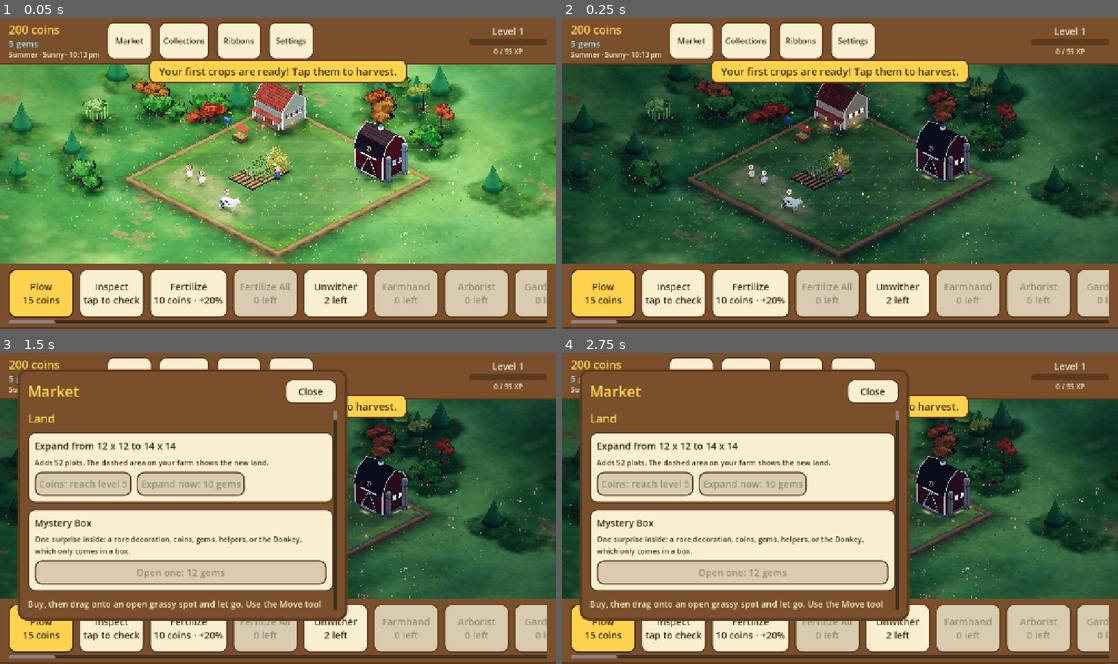
Above: before the commit, frames 1-4 (two rows, left to right).
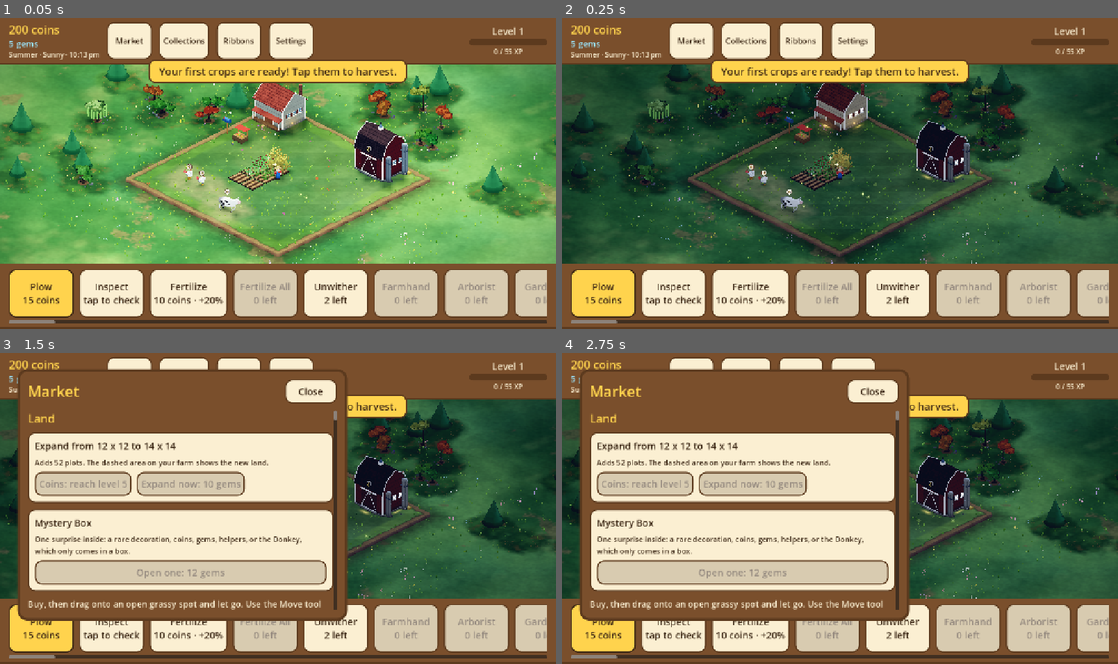
Above: after the commit, the same moments.

Repository: aniket-patra-1998/farm-game
Game: Godot game, scene res://scenes/main.tscn
Same seed, same stepped clock (60 frames per second), same inputs: the game is played once before the commit and once after it.
Inputs:
- Up to frame 1 (0.05 s): no input
- Up to frame 2 (0.25 s): no input
- Up to frame 3 (1.5 s): click "Market" at 0.5 s; click "Collections" at 1.25 s
- Up to frame 4 (2.75 s): click "Ribbons" at 2 s

The runs differ from the first frame. In frame 1, 2.8% of the frame differs, in the area x 0-82%, y 18-59%; in frame 2, 1.6%; in frame 3, 0.6%; in frame 4, 0.6%.

Commit message:
Trees: crowns capped, trunk at least 40% of a leafy tree's height; orchard trees no smaller than 0.8
Co-Authored-By: Claude Sonnet 5.5 <noreply@anthropic.com>
Claude-Session: https://claude.ai/code/session_014fNSr1LTa4ZmUtF6K6voar

Diff:
--- a/scripts/world3d/building_fill.gd
+++ b/scripts/world3d/building_fill.gd
@@ -33,7 +33,7 @@
 const TREE_SIZE_JITTER := 0.08    # each tree of an orchard is made this much bigger or smaller, and turned at random
 const PLANT_LOD_EVERY := 10       # frames between looks at the zoom for an orchard's far blobs
 const TREE_FILL := 0.95           # an orchard tree's size against the space between trees (crowns touch, trunks show)
-const ORCHARD_SMALLEST := 0.55   # an orchard tree is drawn between these sizes (against a lone tree at 1.0)
+const ORCHARD_SMALLEST := 0.8    # an orchard tree is drawn between these sizes (against a lone tree at 1.0)
 const ORCHARD_BIGGEST := 1.1     # (no bigger, or the crown reaches out of the field's border)
 const TREE_CROWN := 0.3           # the crown radius an orchard tree is sized for; wider crowned kinds are drawn smaller
 const BLOOM_SIZE := 1.5           # a bloom in a Bloom Garden, against one on its own tile (1.6)
--- a/scripts/world3d/tree_model.gd
+++ b/scripts/world3d/tree_model.gd
@@ -16,6 +16,11 @@
 const LEAF_TOP := Color("#7cc04e")
 const UNSET := Color(0, 0, 0, 0)
 const COLOUR_SEED := 4177   # offsets the colour stream from the shape stream
+const CROWN_TRIM := 0.88      # every crown is drawn this share of its data's width (0.92 of that in height): lighter
+const CROWN_R_MAX := 0.4      # no leafy crown is wider than this (a share of a tile): never a huge green blob
+const TRUNK_SHARE := 0.4      # the trunk shows at least this share of a leafy tree's height, under the crown
+const LEAFY_FORMS := ["round", "oval", "spreading", "dense"]
+const CROWN_LOBE_REACH := 1.15   # the crown's lobes and masses reach this much past its core's half-height
 const LEAF_HUE_VARY := 0.04   # how far a tree's leaf colour may drift round its kind's, in hue
 const FRUIT_READY := 22     # fruit on a ready tree (fewer, small and green, while it grows)
 const FRUIT_R := 0.045      # a round fruit's radius (a small one's: FRUIT_SMALL_R), for a full-size tree
@@ -105,7 +110,10 @@
 		leaf_col.s * rng.randf_range(0.92, 1.05),
 		leaf_col.v * rng.randf_range(0.94, 1.04))
 	sh["crown_r"] = float(sh["crown_r"]) * (1.0 + Crowding.setting("tree", "swell") * crowd) \
-		* (CROWN_GROW if upright else 1.0)
+		* (CROWN_GROW if upright else 1.0) * CROWN_TRIM
+	sh["crown_h"] = float(sh["crown_h"]) * (CROWN_TRIM + 0.04)
+	if str(sh["form"]) in LEAFY_FORMS:
+		_proportion(sh)
 	var t := {"root": root, "rng": rng, "k": k, "sh": sh, "crowd": crowd, "mask": mask, "leaf": leaf_col,
 		"shine": float(sh.get("shine", 0.0)),
 		"lean": Vector3(rng.randf_range(-0.06, 0.06), 0, rng.randf_range(-0.06, 0.06)), "blobs": []}
@@ -183,6 +191,18 @@
 		rt.rotation.y = -ra
 	var top := Vector3(lean.x * h, h, lean.z * h)
 	return top + Vector3(0, float(sh["crown_h"]) * k * 0.6, 0)
+
+
+## The rule every leafy tree keeps: the crown is no wider than CROWN_R_MAX, and it starts high enough that the
+## trunk is at least TRUNK_SHARE of the tree's height with the crown above it (the trunk keeps its thinness).
+## The crown's bottom is its centre less its half-height `v`, its top the centre plus `v`; the centre sits
+## 0.6 crown heights above the trunk's top.
+static func _proportion(sh: Dictionary) -> void:
+	sh["crown_r"] = minf(float(sh["crown_r"]), CROWN_R_MAX)
+	var ch := float(sh["crown_h"])
+	var v := maxf(ch * 0.5, float(sh["crown_r"]) * 0.4) * CROWN_LOBE_REACH
+	var centre_needed := v * (1.0 + TRUNK_SHARE) / (1.0 - TRUNK_SHARE)
+	sh["trunk_h"] = maxf(float(sh["trunk_h"]), centre_needed - ch * 0.6)
 
 
 ## Several thin stems from the ground (a shrubby tree); returns the crown's centre.
--- a/tests/suites/world3d_test.gd
+++ b/tests/suites/world3d_test.gd
@@ -1296,3 +1296,19 @@
 			for r: Rect2 in taken:
 				_check(not r.has_point(at), "%s: a spot %s is not inside the building (%s)" % [id, at, r])
 	_check(homes >= 2, "a gopher yard and a dog house were checked (%d)" % homes)
+
+
+func test_313_every_leafy_tree_shows_a_trunk_and_has_a_capped_crown() -> void:
+	# The rule: a crown is never wider than CROWN_R_MAX, and the trunk is at least TRUNK_SHARE of the height.
+	for crown_r in [0.2, 0.45, 0.6, 0.9]:
+		for crown_h in [0.1, 0.25, 0.5]:
+			for trunk_h in [0.05, 0.3, 0.6]:
+				var sh := {"crown_r": crown_r, "crown_h": crown_h, "trunk_h": trunk_h}
+				TreeModel._proportion(sh)
+				_check(float(sh["crown_r"]) <= TreeModel.CROWN_R_MAX + 0.0001, "crown %s capped" % crown_r)
+				var v: float = maxf(float(crown_h) * 0.5, float(sh["crown_r"]) * 0.4) * TreeModel.CROWN_LOBE_REACH
+				var centre: float = float(sh["trunk_h"]) + float(crown_h) * 0.6
+				var share: float = (centre - v) / (centre + v)
+				_check(share >= TreeModel.TRUNK_SHARE - 0.0001, "trunk share %.2f (crown %s/%s, trunk %s)" % [
+					share, crown_r, crown_h, trunk_h])
+				_check(float(sh["trunk_h"]) >= trunk_h, "a trunk is only ever lifted, never cut")
